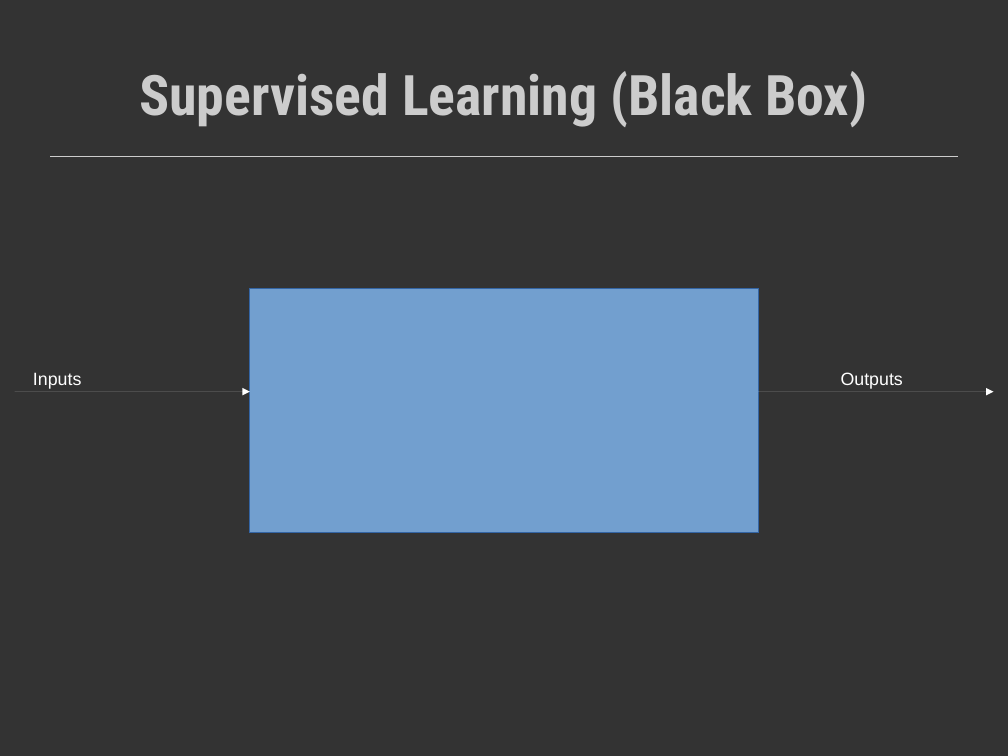
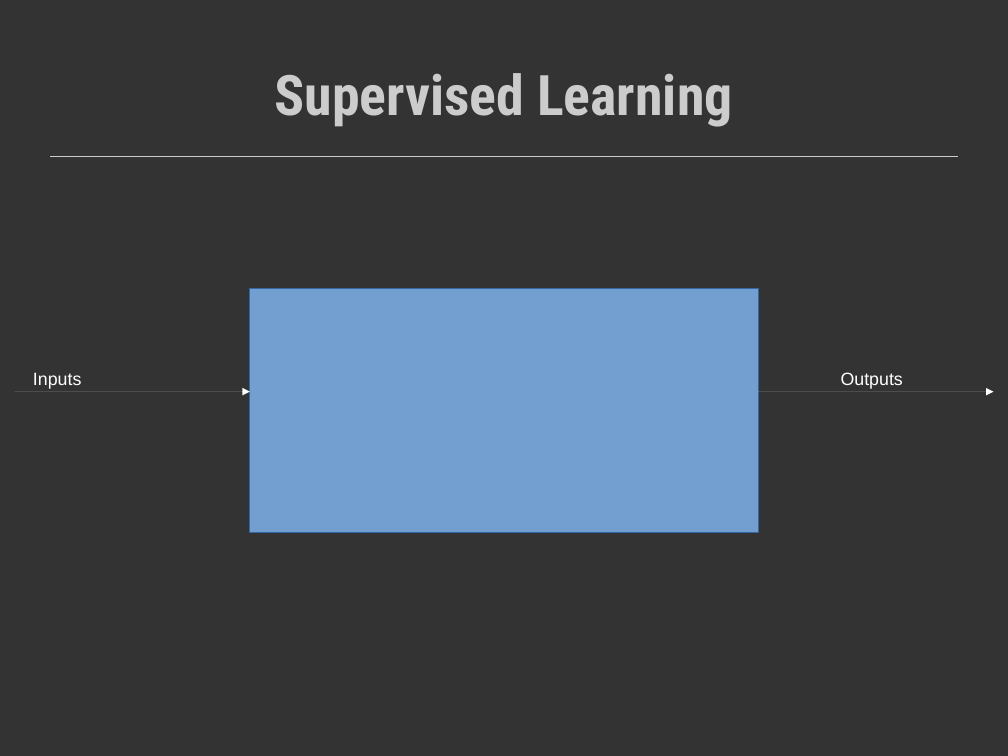
Before and after one commit to hackoregon/civicu-machine-learning, a slide deck: slide 2 of lessons/06-Decision-Trees/DecisionTreePres/DecisionTree.odp. Drawn at 1008x756 pixels with LibreOffice and Linux fonts; fonts in the diff are those of the drawing. Boxes give left, top, right and bottom in pixels: in the first picture for what was removed or moved away, otherwise in the second. Text is boxed around its words. In the diff, an @@ line names an element or a change of style, - is before the commit and + after.

```diff
--- a/lessons/06-Decision-Trees/DecisionTreePres/DecisionTree.odp
+++ b/lessons/06-Decision-Trees/DecisionTreePres/DecisionTree.odp
@@ title at box(274, 73, 732, 127): text changed @@
-Supervised Learning (Black Box)
+Supervised Learning
```
Also in this commit, not shown: 3 other files.
